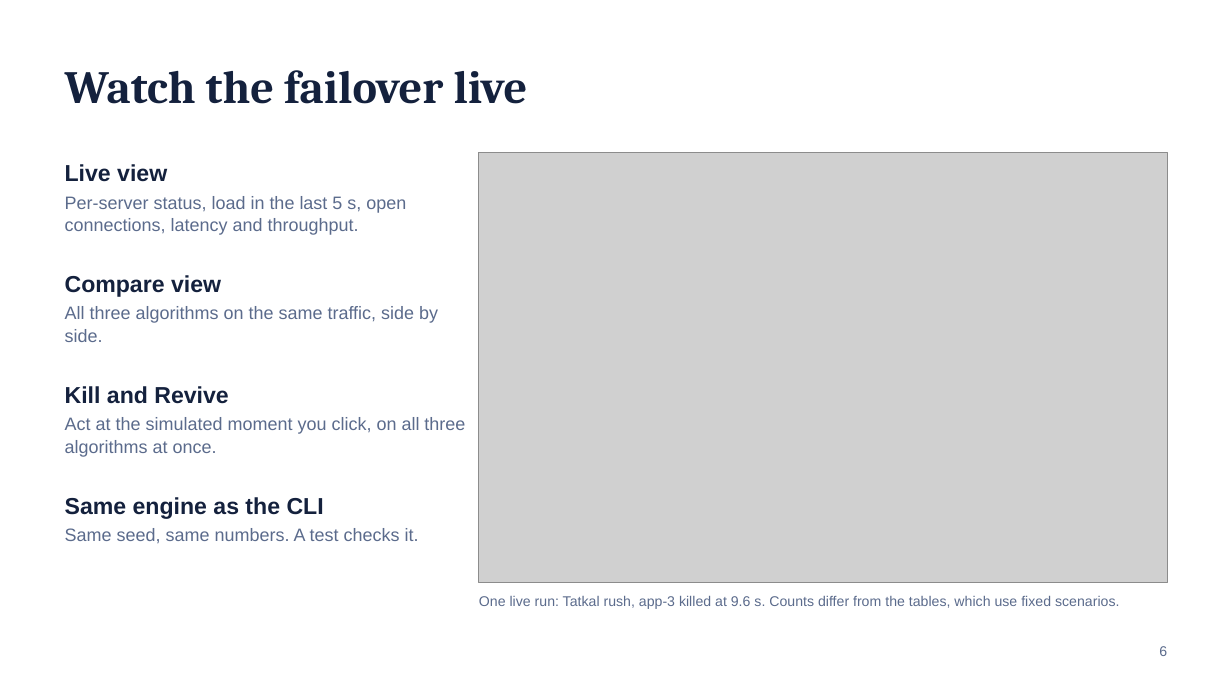
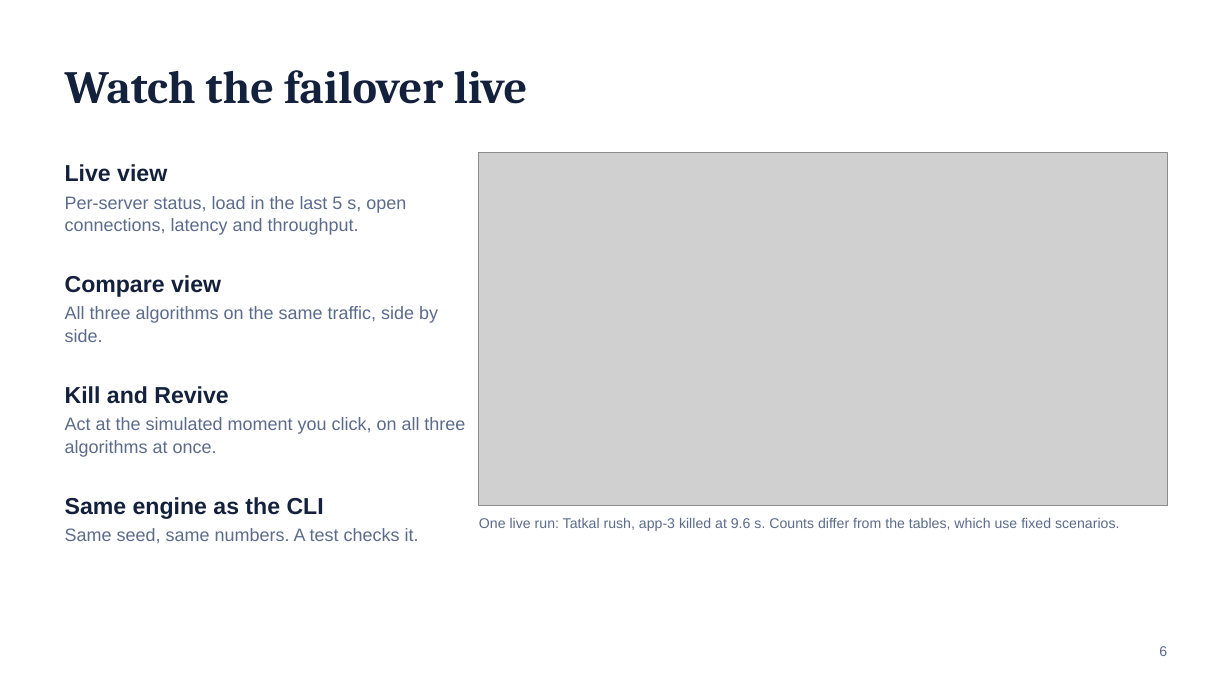
Before and after one commit to satyamnirala187/load-balancer-simulator, a slide deck: slide 6 of slides/RailDhaara_LoadBalancer.pptx. Drawn at 1232x693 pixels with LibreOffice and Linux fonts; fonts in the diff are those of the drawing; grey boxes stand for pictures. Boxes give left, top, right and bottom in pixels: in the first picture for what was removed or moved away, otherwise in the second. Text is boxed around its words. In the diff, an @@ line names an element or a change of style, - is before the commit and + after.

```diff
--- a/slides/RailDhaara_LoadBalancer.pptx
+++ b/slides/RailDhaara_LoadBalancer.pptx
@@ picture resized from (x1=479, y1=152, x2=1167, y2=583) to (x1=479, y1=152, x2=1167, y2=506) @@
@@ text "One live run: Tatkal rush, ..." moved from (x1=479, y1=596, x2=1119, y2=609) to (x1=479, y1=518, x2=1119, y2=531) @@
```
Also in this commit, not shown: 1 other file.
